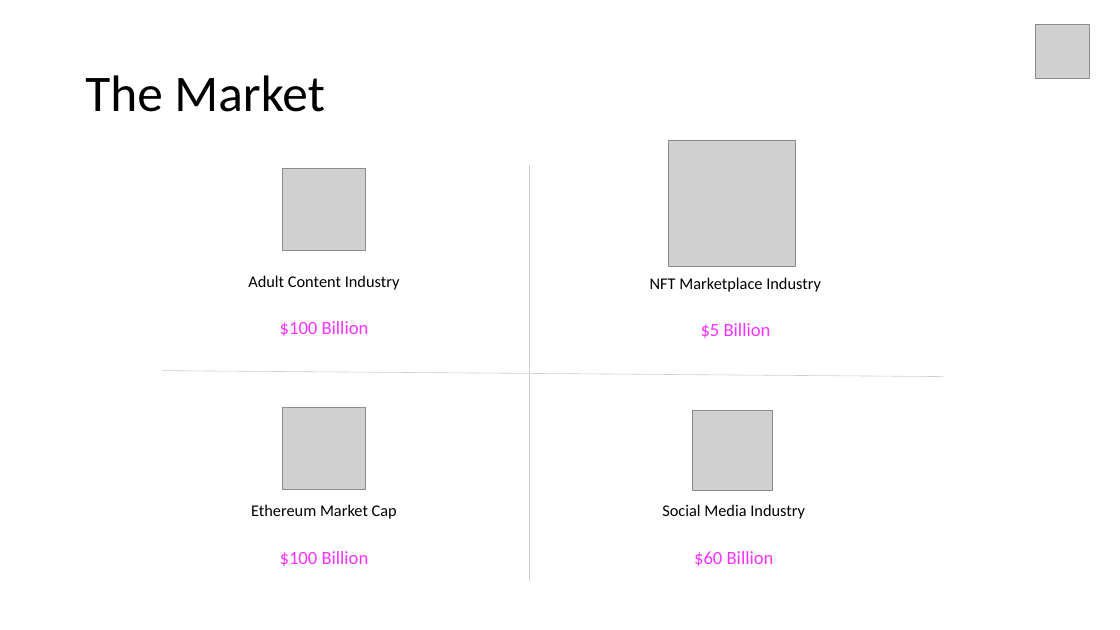
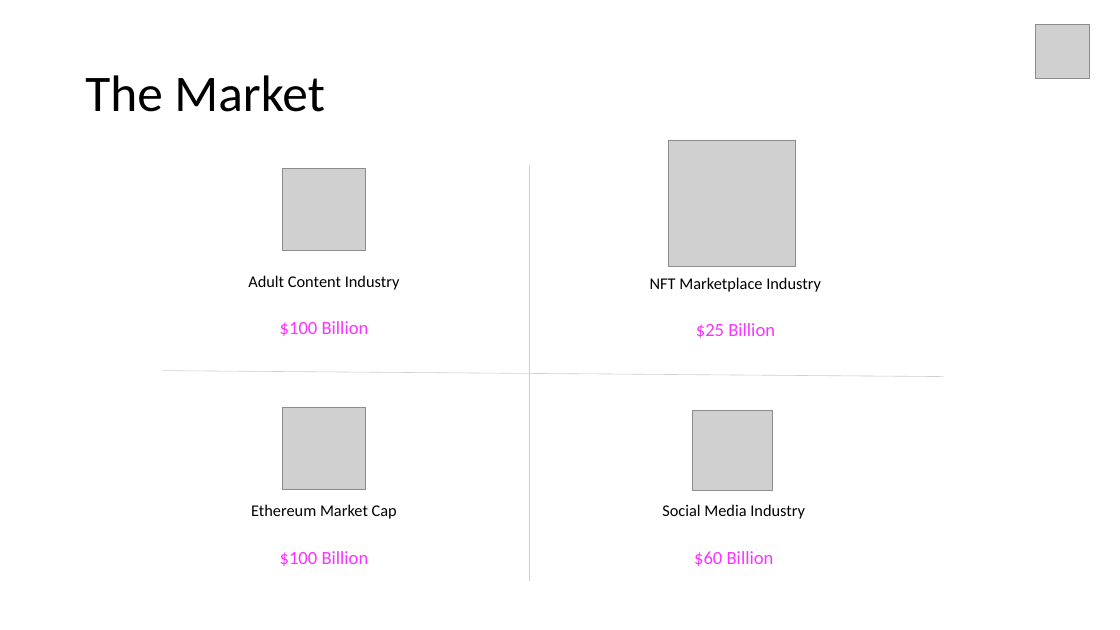
Before and after one commit to own-me/nude-pitch, a slide deck: slide 4 of own-me-pitch.pptx. Drawn at 1120x630 pixels with LibreOffice and Linux fonts; fonts in the diff are those of the drawing; grey boxes stand for pictures. Boxes give left, top, right and bottom in pixels: in the first picture for what was removed or moved away, otherwise in the second. Text is boxed around its words. In the diff, an @@ line names an element or a change of style, - is before the commit and + after.

```diff
--- a/own-me-pitch.pptx
+++ b/own-me-pitch.pptx
@@ text at (x1=696, y1=323, x2=775, y2=338): text changed @@
-$5 Billion
+$25 Billion
```
Also in this commit, not shown: 2 other slides changed, 2 slides added, 1 slide removed.
